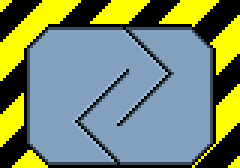
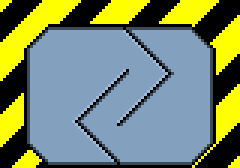
Layer changes from the first 240 × 168 image to the second:
painted on "Frame" over 36, 162, 48, 168
